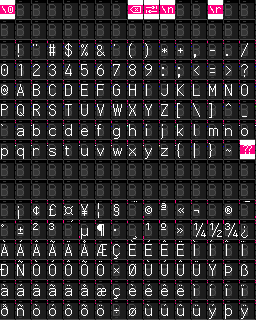
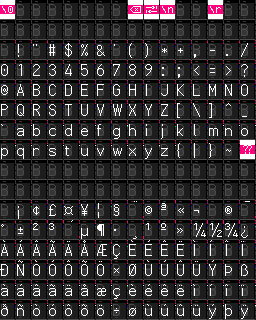
Revision of a layered 256x320 image; what changed, layer by layer:
painted on "Width binary codes" over left=15, top=86, right=256, bottom=307
